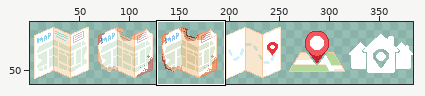
A sprite sheet gets an edit: Assets/UI/Misc/level selection buttons-Sheet.png. Above: a wide view before the commit, with the close-up outlined.
Close-up. Earlier state:
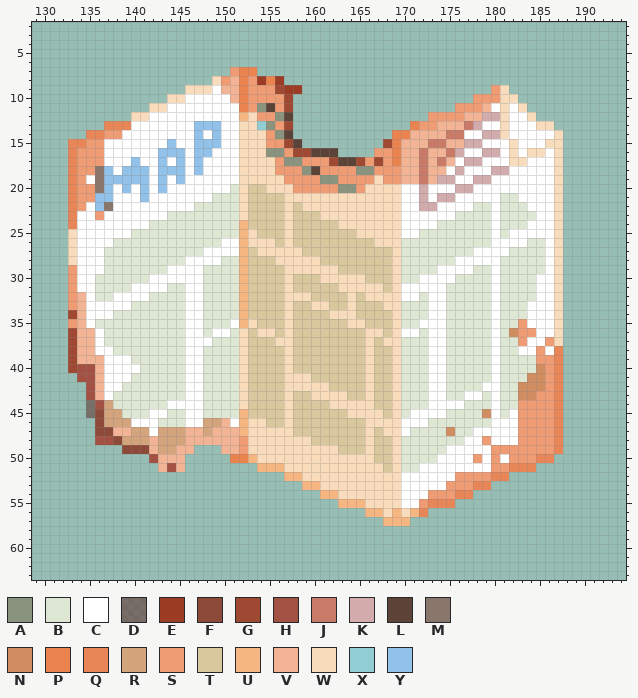
The file is 384x64 pixels. Colours within 5 levels of each other are drawn and written as one. Shown: x 129..194, y 2..63. The wide view leaves out empty margins.
Palette (. is transparent): A #8a937d  B #dee7d4  C #ffffff  D #5d2c288b  E #9d3c25  F #8e4a38  G #9f4832  H #a35142  J #ca7b68  K #d2abad  L #5c4338  M #8a776b  N #d18d62  P #eb834e  Q #e98657  R #d4a47d  S #ef9b73  T #d9c79d  U #f6b681  V #f3b495  W #f9dcbb  X #90ced4  Y #92c1e9
The result:
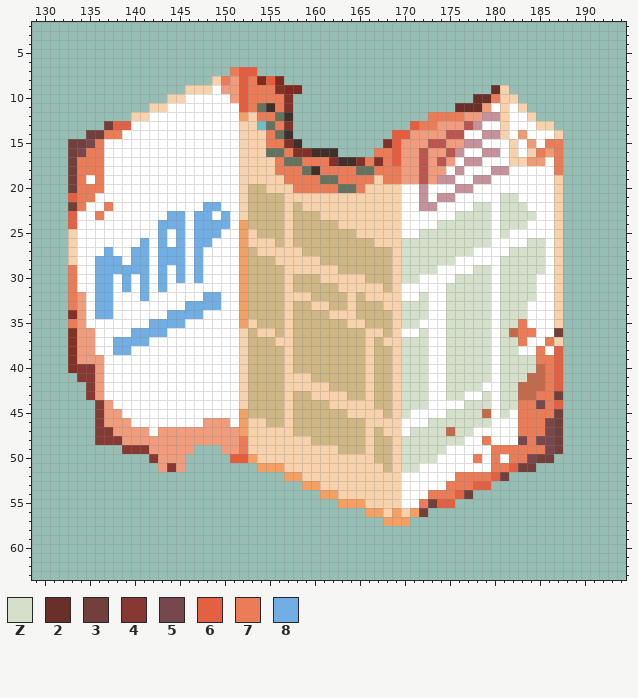
Colours new in this view: Z #d4e0ca  2 #6a2f26  3 #723f3b  4 #873832  5 #77474e  6 #e36142  7 #ea7c58  8 #71aee4
Change:
colour A: #8a937d -> #667260
colour E: #9d3c25 -> #7f2a1d
colour G: #9f4832 -> #823127
colour J: #ca7b68 -> #ba554f
colour K: #d2abad -> #c5919a
colour L: #5c4338 -> #402f2b
colour N: #d18d62 -> #c36a4b
colour P: #eb834e -> #e55d3c
colour T: #d9c79d -> #ceb685
colour U: #f6b681 -> #f4a063
colour V: #f3b495 -> #f09c7d
colour W: #f9dcbb -> #f8d2ac
colour X: #90ced4 -> #6ebfca
Changed rows in their new state; - is a pixel that keeps its letter.
first column x 133:
 7 ------------------7------------------------------------
 8 -----------------7--7----------------------------------
 9 --------------------777------------------------2-------
10 --------------------7777---------------------227-------
11 --------------------7--7-------------------222---------
12 ---------------------77-----------------7777-----------
13 ----366-------CCC------7---------------77--------------
14 --3377--------C-C-----7---------------------------S----
15 3357-------C--CCC-----77---------------------------S-77
16 3577------CCC-CC--------7---------77----------------7S7
17 3777---C--C-C-C--------7--777----7-7---------------SS-7
18 3777C-CCC-CCC-C--------777--7777--777-----------------7
19 37-7CCCCC-C-C-----------7777--7777-77------------------
20 3777C-C-C-C-------C------77777--7----------------------
21 677CC---C-------CCC-----------------------------ZZ-----
22 37-C7---------C88CC--------------------------ZZ-ZZZ----
23 6--7-------88C88C8C------------------------ZZZZ-ZZZZ---
24 6--------C888C8888C----------------------ZZZZZZ-ZZZ----
25 -------CCC8C8C888CC--------------------ZZZZZZZZ-Z------
26 -----CCC8C8C8C88C--------------------ZZZZZZZZZZ----ZZ--
27 ----8CC88C888C8----------------------ZZZZZZZZ----ZZZZ--
28 ---888C88C888-8--CC------------------ZZZZZZ-----ZZZZZ--
29 7--888888C8-8-8CCCC------------------ZZZZ----ZZ-ZZZZZ--
30 7--88C8C8-8-8-8CCCC------------------ZZ----ZZZZ-ZZZZ---
31 7--88C8-8-8CC--CCCC-----------------------ZZZZZ-ZZZZ---
32 7--88---8CCCC--88CC--------------------Z--ZZZZZ-ZZZZ---
33 7--88--CCCCCC8888CC------------------ZZZ--ZZZZZ-ZZZ----
34 ---88CCCCCC8888CCCC------------------ZZZ--ZZZZZ-ZZZ----
35 7--CCCCCC8888--CCC-------------------ZZ---ZZZZZ-ZZ7----
36 ----CCC8888CC--C--C--------------------Z--ZZZZZ-Z-77--3
37 ----C8888CCCC---CCC------------------ZZZ--ZZZZZ-ZZ7--7-
38 -----88CCCCCC--CCCC------------------ZZZ--ZZZZZ-ZZ--7-6
39 -------CCCCCC--CCCC------------------ZZZ--ZZZZZ-ZZZZ776
40 -44-----CCCCC--CCCC------------------ZZZ--ZZZZZ-ZZZZ-76
41 -44----CCCCCC--CCCC------------------ZZZ--ZZZZZ-ZZZ--76
42 --4---CCCCCCC--CCCC------------------ZZZ--ZZZZ--ZZ---76
43 --4--CCCCCCCC--CCCC------------------ZZZ--ZZ--Z-ZZ--773
44 --.4VCCCCCC----CCCC------------------ZZZ----ZZZ-ZZ77576
45 --.4VVCCC--CC--CCCC------------------Z----ZZZZ--Z-77773
46 ---4VVV---CCC--VV-----------------------ZZZZZZZ---77753
47 ---44--VV-VVV--V----------------------ZZZZ-ZZ-----77753
48 ---444VVV-VVV------7-----------------ZZZZZZZ--7---57553
49 ------444-VV-------7-----------------ZZZZZ-----77777753
50 ---------4---------------------------ZZZZ----7-7-77533-
51 -----------4-------------------------ZZ--------77633---
52 -------------------------------------------777763------
53 ------------------------------------------77766--------
54 ----------------------------------------77763----------
55 ---------------------------------------7366------------
56 ---------------------------------------3---------------
Where, in picture pixels (left, top, right, bottom), the same in both close-ups:
changed: (68, 67, 563, 526)
